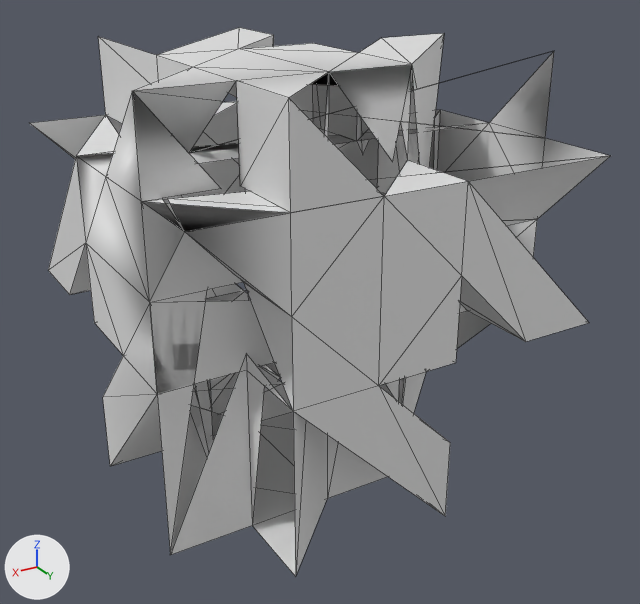
Before and after pictures for a commit that changed the OBJ model geometry/ht3d_018_houndstampGreaterExtruded.obj.
Camera for both pictures: a camera (50 mm lens) standing at (7.62, 6.54, 6.35) and looking at (2.39, -2.18, 1.99). Lighting does not change. The marker at lower left points along +X, +Y and +Z. Mesh edges are drawn as thin lines. Where no turn or scale is listed for an object, it has been applied to the vertices.

Script lines for the objects in view, before the commit:
```python
me_ht3d_018_houndstampgreaterextruded = bpy.data.meshes.new('ht3d_018_houndstampGreaterExtruded')
me_ht3d_018_houndstampgreaterextruded.from_pydata(...)  # 286 vertices, 274 faces; spans x 0.0..5.0, y -5.0..0.0, z 0.0..5.0
ob_ht3d_018_houndstampgreaterextruded = bpy.data.objects.new('ht3d_018_houndstampGreaterExtruded', me_ht3d_018_houndstampgreaterextruded)
ob_ht3d_018_houndstampgreaterextruded.location = (0.0, 0.0, 0.0)
```
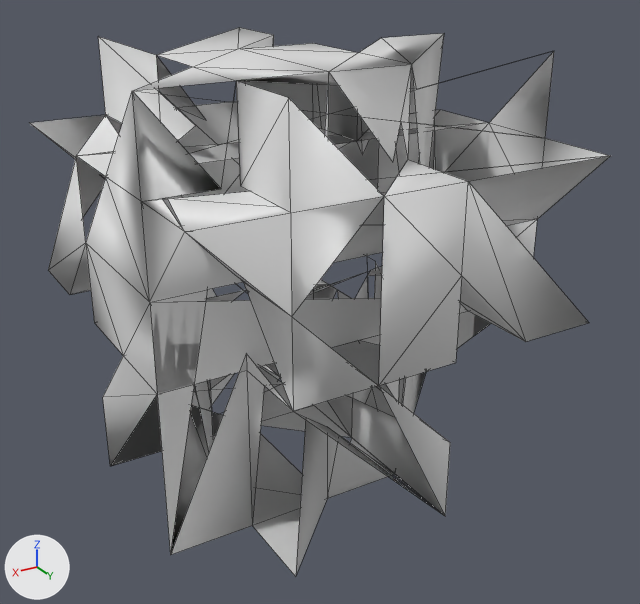
The newer file is also turned or shifted as a whole; pictures and numbers use the older file's frame.

Boxes (x1, y1, x2, y2) around the edits, measured in the pictures (640 x 604 px):
part 1 of me_ht3d_018_houndstampgreaterextruded, cut back: before (76, 55, 489, 576); after (100, 110, 489, 196)

The change, as a list of edits to the scene's bpy script:
```text
Change me_ht3d_018_houndstampgreaterextruded:
    used by ob_ht3d_018_houndstampgreaterextruded; location = (0.0, 0.0, 0.0)
    remove me_ht3d_018_houndstampgreaterextruded.from_pydata(...)  # 286 vertices, 274 faces; spans x 0.0..5.0, y -5.0..0.0, z 0.0..5.0
    add me_ht3d_018_houndstampgreaterextruded.from_pydata(...)  # 284 vertices, 254 faces; spans x 0.0..5.0, y -5.0..0.0, z 0.0..5.0
    me_ht3d_018_houndstampgreaterextruded part 1
    2 vertices are removed from x 0.83..4.0, y -3.0..-1.0, z 2.83..4.2
    25 faces are deleted
    5 new faces join them
```
